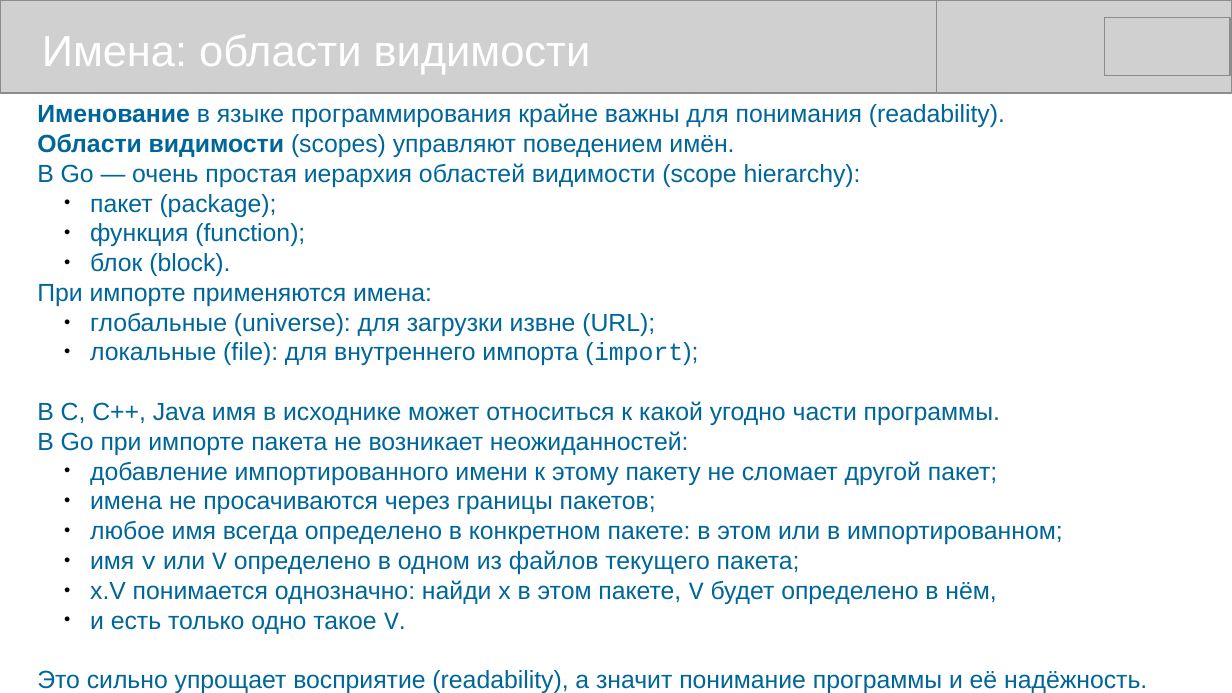
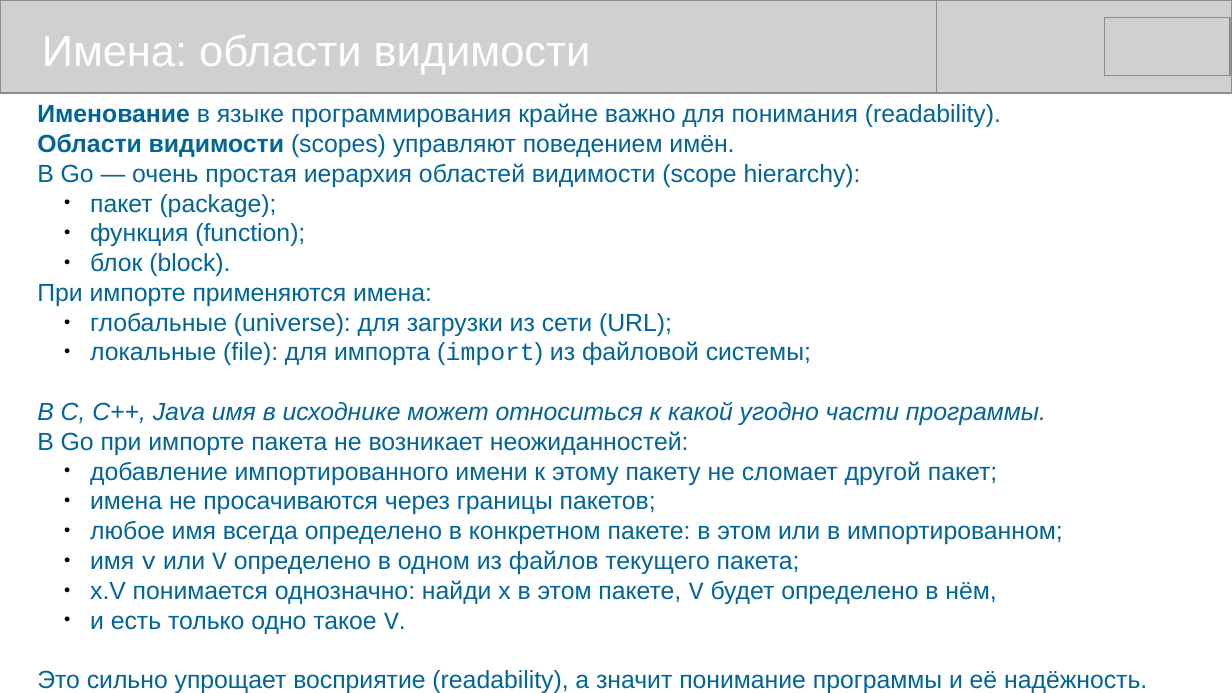
Before and after one commit to mike-shock/Go_language, a slide deck: slide 35 of Go_Preview.odp. Drawn at 1232x693 pixels with LibreOffice and Linux fonts; fonts in the diff are those of the drawing; grey boxes stand for pictures. Boxes give left, top, right and bottom in pixels: in the first picture for what was removed or moved away, otherwise in the second. Text is boxed around its words. In the diff, an @@ line names an element or a change of style, - is before the commit and + after.

```diff
--- a/Go_Preview.odp
+++ b/Go_Preview.odp
@@ text at [37,103,1001,127]: text changed @@
-Именование в языке программирования крайне важны для понимания (readability).
+Именование в языке программирования крайне важно для понимания (readability).
@@ text at [90,313,811,365]: text changed @@
-  ● глобальные (universe): для загрузки извне (URL);
-  ● локальные (file): для внутреннего импорта (import);
+  ● глобальные (universe): для загрузки из сети (URL);
+  ● локальные (file): для импорта (import) из файловой системы;
@@ text at [37,402,1046,425]: italic on in "В C, C++, Java имя в исходнике ..." @@
```
Also in this commit, not shown: 10 other slides changed, 1 other file.
